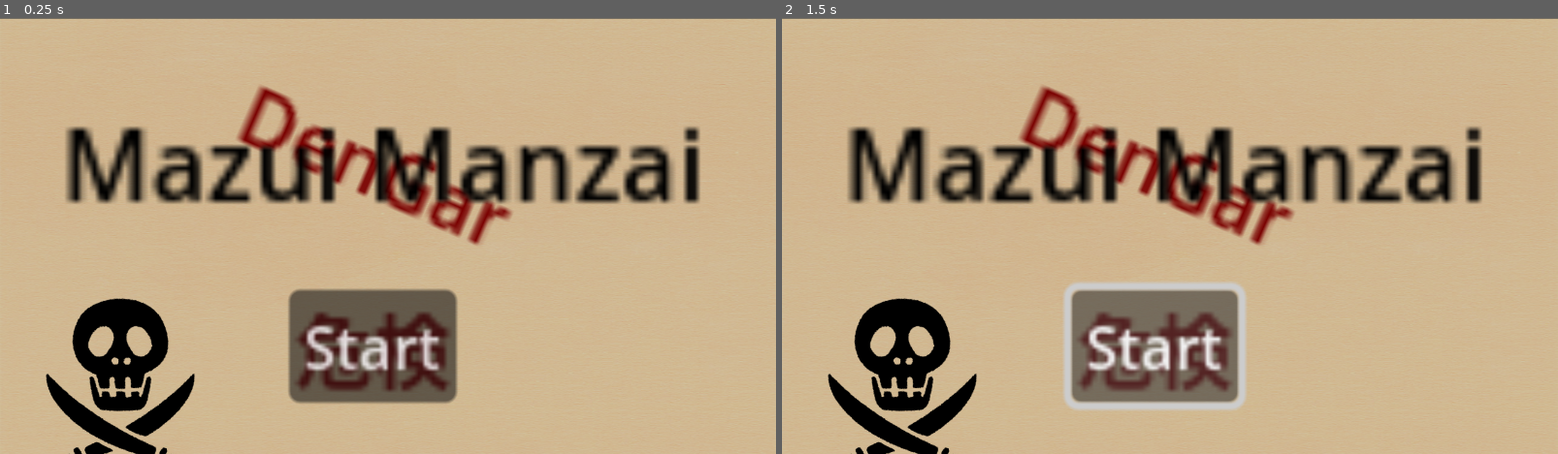
Above: before the commit, frames 1-2 (left to right).
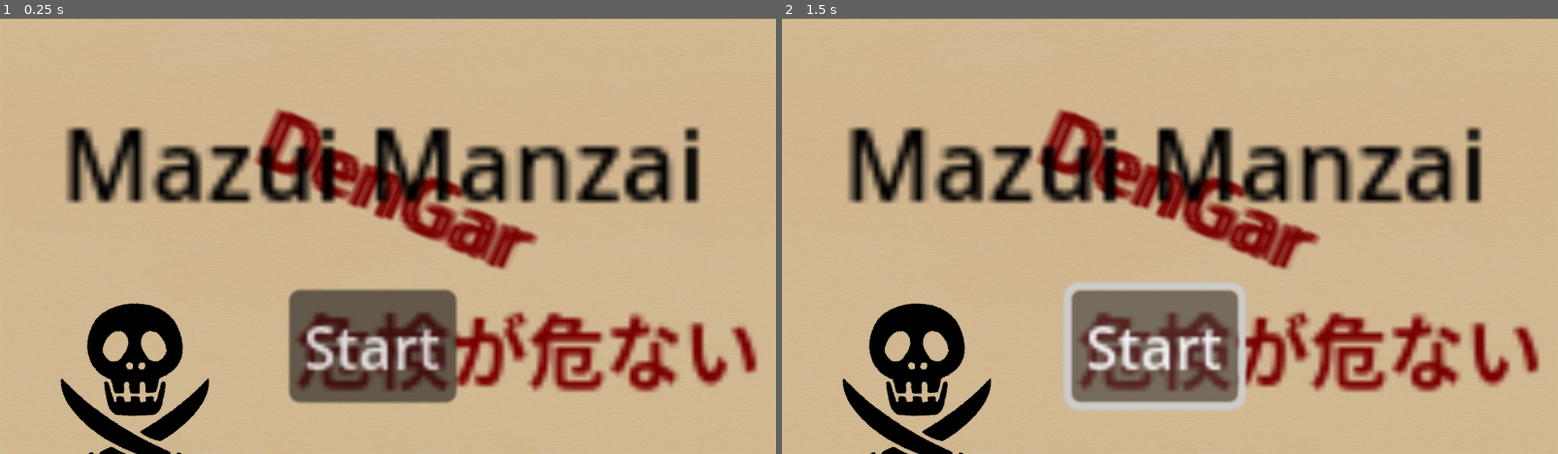
Above: after the commit, the same moments.

Repository: gamedevshirious/MazuiManzai
Game: Godot game, scene res://scenes/Seima/Seima_UI.tscn
Two runs of this game, one before a commit and one after it. Both use one fixed random seed, a clock stepped at 60 frames per second and the inputs below. This scene is started directly instead of the project's main scene.
Inputs:
- Up to frame 1 (0.25 s): no input
- Up to frame 2 (1.5 s): click "Start" at 0.5 s; click "Start" at 1.25 s

The runs differ from the first frame. In frame 1, 11% of the frame differs, in the area x 5-98%, y 15-100%; in frame 2, 11%.

Commit message:
title

Diff:
--- a/scenes/Seima/Seima_UI.tscn
+++ b/scenes/Seima/Seima_UI.tscn
@@ -37,6 +37,16 @@
 scale = Vector2(2.00465, 0.825283)
 texture = ExtResource("2_lqd0g")
 
+[node name="Label4" type="Label" parent="."]
+offset_left = 484.0
+offset_top = 106.0
+offset_right = 548.0
+offset_bottom = 129.0
+rotation = 0.411898
+scale = Vector2(8, 8)
+theme_override_colors/font_color = Color(0.47451, 0, 0, 1)
+text = "DenGar"
+
 [node name="Label3" type="Label" parent="."]
 offset_left = 487.0
 offset_top = 447.0
@@ -45,7 +55,7 @@
 rotation = 0.00140616
 scale = Vector2(8, 8)
 theme_override_colors/font_color = Color(0.47451, 0, 0, 1)
-text = "危検"
+text = "危検が危ない"
 
 [node name="Button" type="Button" parent="."]
 offset_left = 477.0
@@ -58,10 +68,10 @@
 "
 
 [node name="Label2" type="Label" parent="."]
-offset_left = 441.0
-offset_top = 65.0
-offset_right = 505.0
-offset_bottom = 88.0
+offset_left = 469.0
+offset_top = 103.0
+offset_right = 533.0
+offset_bottom = 126.0
 rotation = 0.411898
 scale = Vector2(8, 8)
 theme_override_colors/font_color = Color(0.47451, 0, 0, 1)
@@ -79,7 +89,7 @@
 vertical_alignment = 1
 
 [node name="Dokuro" type="Sprite2D" parent="."]
-position = Vector2(199, 622)
+position = Vector2(223, 630)
 texture = ExtResource("2_76p5s")
 
 [connection signal="pressed" from="Button" to="." method="_on_button_pressed"]
